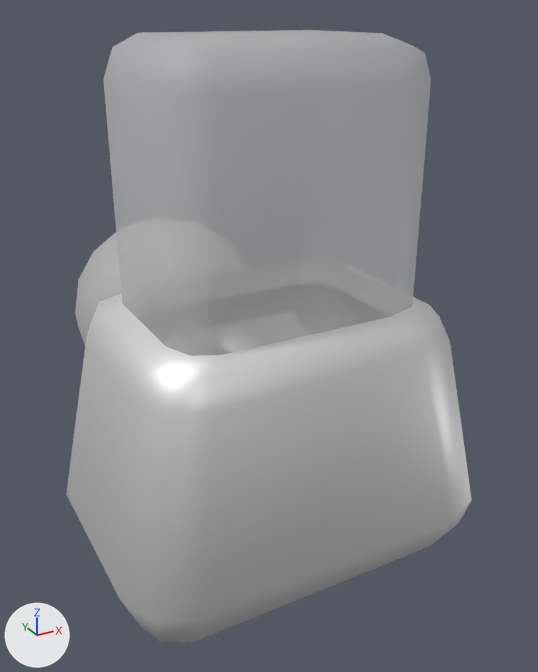
A saved change to the FBX model Editor/IKRig/Interactables/StarKey.fbx.
Camera for both pictures: a camera (50 mm lens) standing at (-1.92, -3.8, 2.86) and looking at (0.25, 0.16, 0.88). Lighting does not change. The marker at lower left points along +X, +Y and +Z. The first picture is the older version. Shape keys are drawn at the values saved in each file.

Names of what the first picture shows: 'KeyStarContainer', 'LockBase', 'LockStarContainer'.
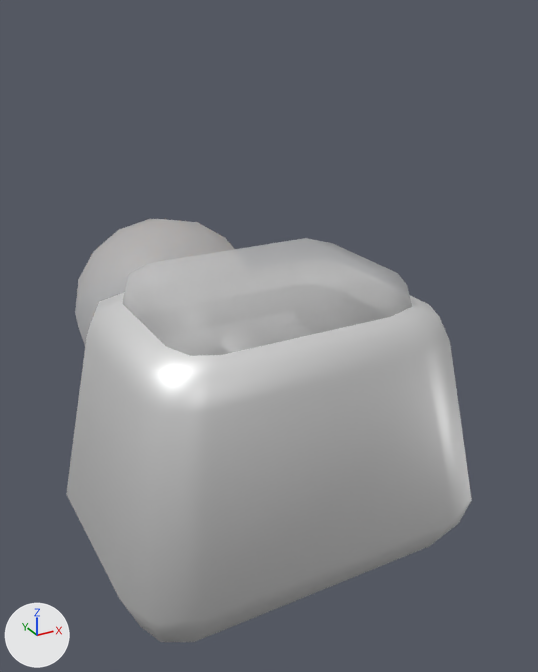
What the commit changed:
In shape key 'Key 1' (key_0_key_1), value goes from 0.0 to 1.0.

Boxes [x1, y1, x2, y2] around the edits, measured in the pictures (538 x 672 px):
'LockStarContainer', reshaped: before [103, 30, 431, 356]; after [122, 238, 412, 356]
